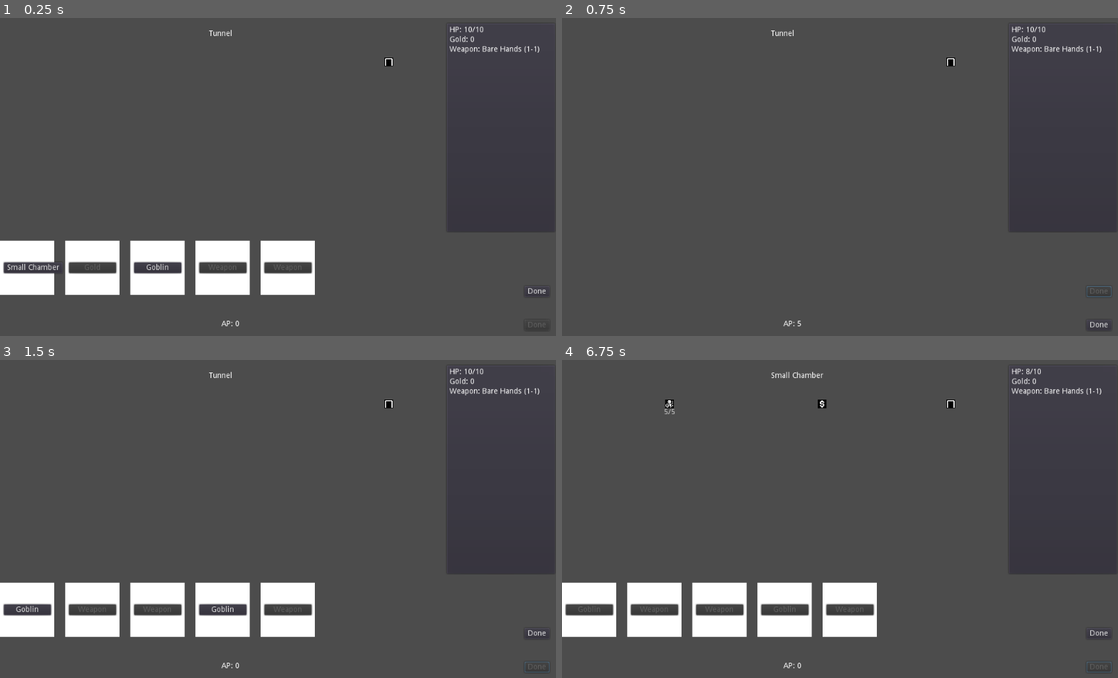
Above: before the commit, frames 1-4 (two rows, left to right).
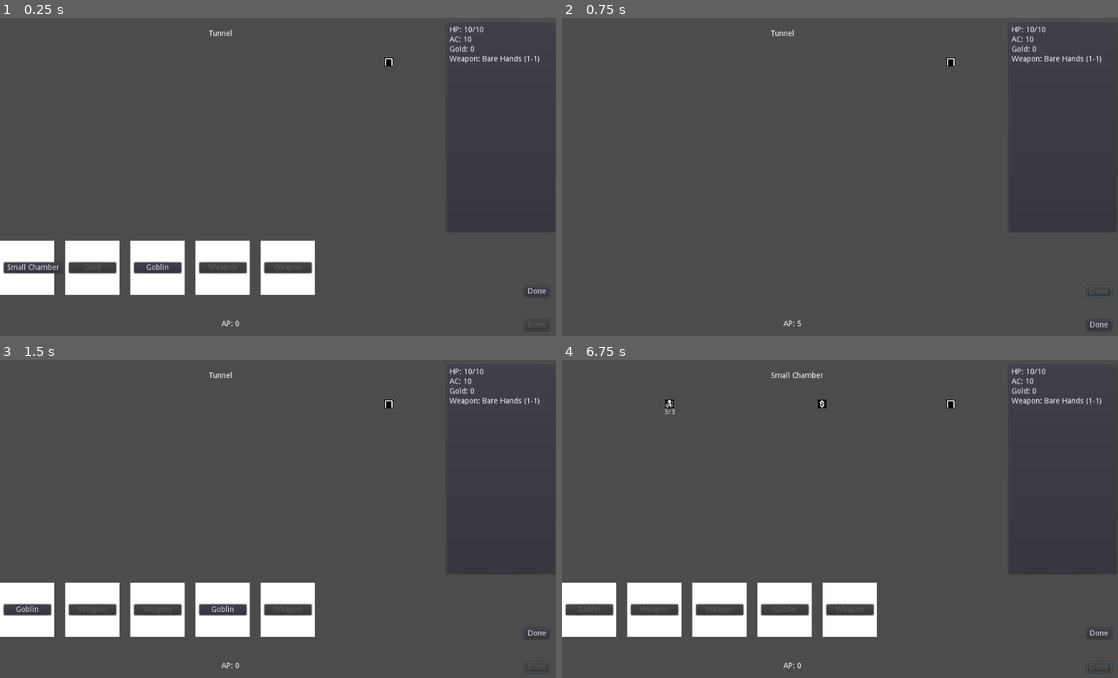
Above: after the commit, the same moments.

Repository: doctor-g/7DRL-2021
Game: Godot game, scene res://src/Game.tscn
Same seed, same stepped clock (60 frames per second), same inputs: the game is played once before the commit and once after it.
Inputs:
- Up to frame 1 (0.25 s): no input
- Up to frame 2 (0.75 s): click "Done" at 0.5 s
- Up to frame 3 (1.5 s): click "Done" at 1.25 s
- Up to frame 4 (6.75 s): click "Done" at 2 s; click "Done" at 2.75 s; click "Small Chamber" at 3.5 s; click "Goblin" at 4.25 s; click "Gold" at 5 s; click "Done" at 5.75 s; click "Done" at 6.5 s

The runs differ from the first frame. In frame 1, 0.4% of the frame differs, in the area x 80-97%, y 5-15%; in frame 2, 0.4%; in frame 3, 0.4%; in frame 4, 0.4%, in the area x 18-97%, y 2-17%.

Commit message:
Use dice and AC for attacks

Diff:
--- a/project/src/Dice.gd
+++ b/project/src/Dice.gd
@@ -7,7 +7,7 @@
 	_regex.compile("(\\d+)?d(\\d+)([\\+\\-]\\d+)?")
 
 
-func roll(dice:String):
+func roll(dice:String) -> int:
 	var result := _regex.search(dice)
 
 	var number := 1 if result.get_string(1) == "" else int(result.get_string(1))
--- a/project/src/Game.gd
+++ b/project/src/Game.gd
@@ -118,8 +118,7 @@
 
 func _on_ActionsDoneButton_pressed():
 	if has_monster():
-		print("The goblin strikes you!")
-		player.hp -= 2
+		_do_all_monster_attack()
 	_finish_action_phase()
 
 
@@ -145,8 +144,14 @@
 
 func _on_Monster_attacked(monster)->void:
 	if ap > 0:
-		var damage : int = player.weapon.compute_damage()
-		monster.hp -= damage
+		var roll := Dice.roll("d20")
+		var message := "You attack the %s (%d). " % [monster.name, roll]
+		if roll >= monster.ac:
+			var damage : int = player.weapon.compute_damage()
+			monster.hp -= damage
+			print("%sYou hit for %d damage!" % [message, damage])
+		else:
+			print(message + "You missed.")
 		ap -= 1
 		_update_ap_label()
 
@@ -179,5 +184,10 @@
 
 func _do_all_monster_attack():
 	for monster in $MonsterSlot.get_children():
-		print("The %s attacks you!" % monster.name)
-		player.hp -= 2
+		var roll := Dice.roll("d20")
+		var message := "You are attacked by the %s (%d). " % [monster.name, roll]
+		if roll >= player.ac:
+			print(message + "It hits!")
+			player.hp -= 2
+		else:
+			print(message + "It misses!")
--- a/project/src/Monsters/Monster.gd
+++ b/project/src/Monsters/Monster.gd
@@ -3,8 +3,9 @@
 signal pressed
 signal defeated
 
-var max_hp := 5
+var max_hp := 3
 var hp := max_hp setget _set_hp
+var ac := 10
 
 func _ready():
 	_update_hp_label()
--- a/project/src/Player.gd
+++ b/project/src/Player.gd
@@ -3,11 +3,13 @@
 signal hp_changed
 signal weapon_changed
 signal gold_changed
+signal ac_changed
 
 var max_hp := 10
 var hp := max_hp setget _set_hp
 var weapon = load("res://src/Weapons/BareHands.gd").new() setget _set_weapon
 var gold := 0 setget _set_gold
+var ac := 10 setget _set_ac
 
 
 func _set_hp(value):
@@ -23,3 +25,8 @@
 func _set_gold(value):
 	gold = value
 	emit_signal("gold_changed")
+
+
+func _set_ac(value):
+	ac = value
+	emit_signal("ac_changed")
--- a/project/src/UI/PlayerInfoPanel.gd
+++ b/project/src/UI/PlayerInfoPanel.gd
@@ -3,17 +3,21 @@
 onready var _hp_label := $VBoxContainer/HPLabel
 onready var _weapon_label := $VBoxContainer/WeaponLabel
 onready var _gold_label := $VBoxContainer/GoldLabel
+onready var _ac_label := $VBoxContainer/ACLabel
+
 
 func init(player):
 	# Set up connections
 	player.connect("hp_changed", self, "_on_Player_hp_changed", [player])
 	player.connect("weapon_changed", self, "_on_Player_weapon_changed", [player])
 	player.connect("gold_changed", self, "_on_Player_gold_changed", [player])
+	player.connect("ac_changed", self, "_on_Player_ac_changed", [player])
 
 	# Trigger the handlers to force them to show the initial stats
 	_on_Player_hp_changed(player)
 	_on_Player_weapon_changed(player)
 	_on_Player_gold_changed(player)
+	_on_Player_ac_changed(player)
 
 
 func _on_Player_hp_changed(player):
@@ -26,3 +30,7 @@
 
 func _on_Player_gold_changed(player):
 	_gold_label.text = "Gold: %d" % player.gold
+
+
+func _on_Player_ac_changed(player):
+	_ac_label.text = "AC: %d" % player.ac
--- a/project/src/UI/PlayerInfoPanel.tscn
+++ b/project/src/UI/PlayerInfoPanel.tscn
@@ -21,14 +21,23 @@
 margin_bottom = 14.0
 text = "HP: X/Y"
 
-[node name="GoldLabel" type="Label" parent="VBoxContainer"]
+[node name="ACLabel" type="Label" parent="VBoxContainer"]
 margin_top = 18.0
 margin_right = 1010.0
 margin_bottom = 32.0
+text = "AC: ZZ"
+__meta__ = {
+"_edit_use_anchors_": false
+}
+
+[node name="GoldLabel" type="Label" parent="VBoxContainer"]
+margin_top = 36.0
+margin_right = 1010.0
+margin_bottom = 50.0
 text = "Gold: X"
 
 [node name="WeaponLabel" type="Label" parent="VBoxContainer"]
-margin_top = 36.0
+margin_top = 54.0
 margin_right = 1010.0
-margin_bottom = 50.0
+margin_bottom = 68.0
 text = "Weapon: XYZ"
